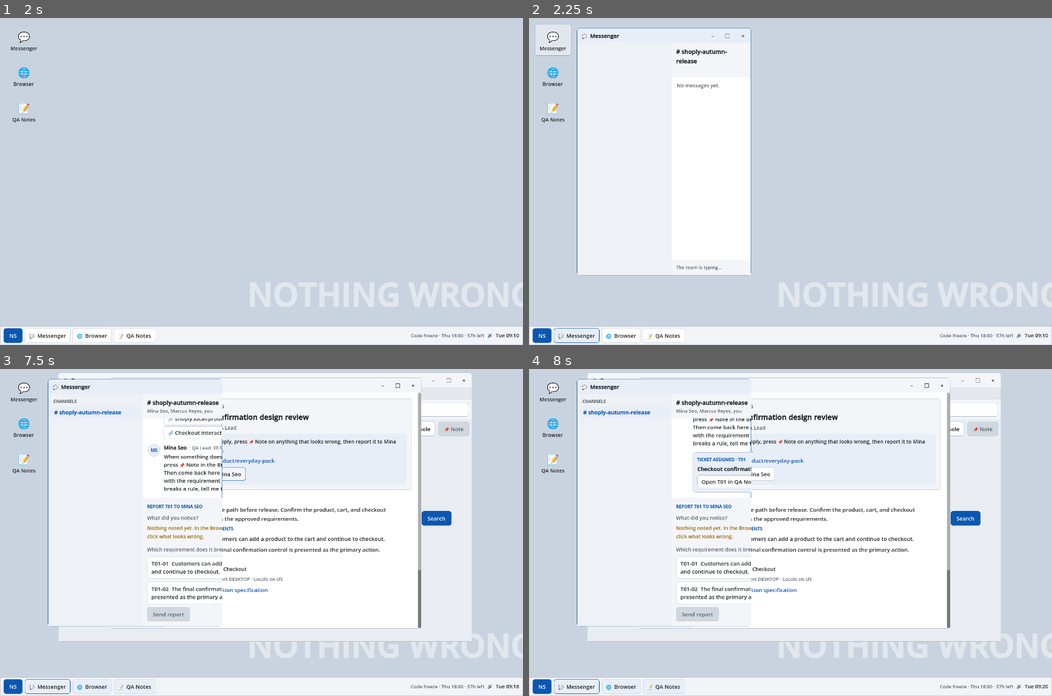
Above: before the commit, frames 1-4 (two rows, left to right).
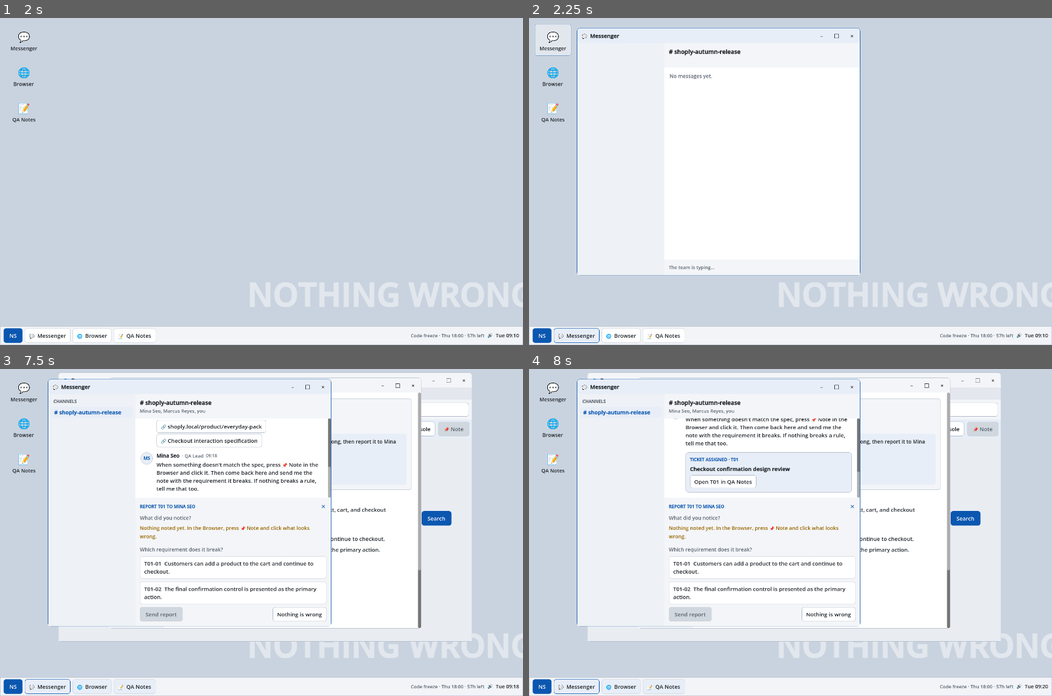
Above: after the commit, the same moments.

Repository: Seunghyun0606/nothing-wrong
Game: Godot game, scene res://scenes/main.tscn
Same seed, same stepped clock (60 frames per second), same inputs: the game is played once before the commit and once after it.
Inputs (mouse positions are in pixels of both pictures, inside the frame that each line leads up to):
- Up to frame 1 (2 s): click "Start work →" at 0.5 s; click "Sign in" at 1.25 s
- Up to frame 2 (2.25 s): click "0" at 2 s
- Up to frame 3 (7.5 s): click (26, 427) at 2.75 s; click "# shoply-autumn-release" at 3.5 s; click "New tab" at 4.25 s; click "New tab" at 5 s; click (26, 460) at 5.75 s; click "Start test" at 6.5 s; click "📝 Report to Mina Seo" at 7.25 s
- Up to frame 4 (8 s): no input

Frame 1 is identical in both runs. In frame 2, 16% of the frame differs, in the area x 26-64%, y 3-79%; in frame 3, 5.0%; in frame 4, 4.6%.

Commit message:
fix: QA pass on conversations, deadlines, and the Final budget
- Messenger opens wider, and a narrow window folds the conversation
  list into a picker instead of clipping the chat
- A half-written report survives a look at another conversation; the
  composer always points to the conversation where the team is waiting
- Reading older messages is no longer scrolled away by arrivals in
  other conversations
- A deadline the chat has run past shows "past due" instead of counting
  down to the same time next week
- Money keeps its cents in bold ($24.00), and ISO dates are bold
- The Final no longer claims three inspections are left, and an option
  the budget can no longer unlock says "(not inspected)"

Co-Authored-By: Claude Opus 5.5 <noreply@anthropic.com>

Diff:
--- a/godot/data/scenarios.json
+++ b/godot/data/scenarios.json
@@ -6971,7 +6971,7 @@
           {
             "from": "Mina Seo",
             "role": "QA Lead",
-            "text": "You have three area inspections left in the validation budget. Whatever you didn't inspect, you can't attach.",
+            "text": "The validation budget covers three area inspections. Whatever you didn't inspect, you can't attach.",
             "channel": "@Mina Seo"
           }
         ],
--- a/godot/i18n/ko.json
+++ b/godot/i18n/ko.json
@@ -1521,7 +1521,6 @@
   "Compare the deduction lines in the details and the summary.": "상세와 요약의 공제 항목을 비교해 보세요.",
   "Here's the answer: the summary is missing the Community Contribution line. Note its Target amount and report it with REQ-T15-01.": "정답을 알려줄게요. 요약에 Community Contribution 항목이 빠졌어요. Target 금액을 기록하고 REQ-T15-01과 함께 보고하세요.",
   "You can inspect three areas. What you inspect is what you can attach.": "영역은 세 곳까지 점검할 수 있어요. 점검한 것만 첨부할 수 있어요.",
-  "You have three area inspections left in the validation budget. Whatever you didn't inspect, you can't attach.": "검증 예산으로 영역 점검이 세 번 남았어요. 점검하지 않은 건 첨부할 수 없어요.",
   "Inspect": "점검",
   "Inspect (%d left)": "점검 (%d회 남음)",
   "Inspected": "점검함",
@@ -1532,5 +1531,8 @@
   "Direct messages": "다이렉트 메시지",
   "Direct message · %s": "다이렉트 메시지 · %s",
   "The team is waiting for you in %s.": "%s에서 팀이 기다리고 있어요.",
-  "Go to %s": "%s 열기"
+  "Go to %s": "%s 열기",
+  "%s · %s · past due": "%s · %s · 마감 지남",
+  "The validation budget covers three area inspections. Whatever you didn't inspect, you can't attach.": "검증 예산으로 점검할 수 있는 영역은 세 곳이에요. 점검하지 않은 건 첨부할 수 없어요.",
+  "(not inspected)": "(점검 안 함)"
 }
--- a/godot/scripts/autoload/desktop_session.gd
+++ b/godot/scripts/autoload/desktop_session.gd
@@ -421,7 +421,8 @@
 	var read_in: Dictionary = story.get("readIn", {})
 	var read_until := {}
 	for conversation in read_in:
-		read_until[conversation] = _position_after(entries, str(read_in[conversation]), legacy_read)
+		# A read marker the story no longer has counts as read up to now.
+		read_until[conversation] = _position_after(entries, str(read_in[conversation]), delivered)
 	var conversations: Array = []
 	var unread_in := {}
 	var unread := 0
--- a/godot/scripts/domain/key_terms.gd
+++ b/godot/scripts/domain/key_terms.gd
@@ -11,7 +11,8 @@
 	"[A-Z][A-Z0-9]*(?:_[A-Z0-9]+)+",
 	"[A-Z]{2,}[0-9]+[A-Z0-9]*",
 	"#[0-9]+",
-	"\\$[0-9][0-9,]*",
+	"\\$[0-9]+(?:,[0-9]{3})*(?:\\.[0-9]{2})?",
+	"[0-9]{4}-[0-9]{2}-[0-9]{2}",
 	"[0-9]{1,2}:[0-9]{2}",
 	"[0-9]{1,2} (?:January|February|March|April|May|June|July|August|September|October|November|December)(?: [0-9]{4})?",
 	"(?:[0-9]{4}년 )?[0-9]{1,2}월 [0-9]{1,2}일",
--- a/godot/scripts/ui/apps/deduction_form.gd
+++ b/godot/scripts/ui/apps/deduction_form.gd
@@ -67,7 +67,7 @@
 				pick.add_item(Kit.t(option))
 			else:
 				# Some answers need groundwork first (the Final's inspections).
-				pick.add_item("%s %s" % [Kit.t(option), Kit.t("(inspect first)")])
+				pick.add_item("%s %s" % [Kit.t(option), Kit.t("(inspect first)" if _can_still_inspect(option) else "(not inspected)")])
 				pick.set_item_disabled(pick.item_count - 1, true)
 		pick.item_selected.connect(func(index):
 			if index == 0:
@@ -94,6 +94,16 @@
 		return true
 	var done: Array = GameSession.state["story"].get("inspected", {}).get(needs["view"], [])
 	return needs["keys"].all(func(key): return done.has(key))
+
+
+## Whether the inspections an option needs can still be made within the view's budget.
+func _can_still_inspect(option: String) -> bool:
+	var needs: Dictionary = deduction.get("optionRequires", {}).get(option, {})
+	var view: Variant = GameSession.horizon.get_view(needs.get("view", ""))
+	var budget := int(view.get("inspect", {}).get("budget", 0)) if view != null else 0
+	var done: Array = GameSession.state["story"].get("inspected", {}).get(needs.get("view", ""), [])
+	var missing: Array = needs.get("keys", []).filter(func(key): return not done.has(key))
+	return done.size() + missing.size() <= budget
 
 
 ## Chooses an option for a blank, as picking it from the drop-down does.
--- a/godot/scripts/ui/apps/messenger_app.gd
+++ b/godot/scripts/ui/apps/messenger_app.gd
@@ -14,11 +14,16 @@
 const StoryClock := preload("res://scripts/domain/story_clock.gd")
 const MessengerLog := preload("res://scripts/domain/messenger_log.gd")
 
-const LIST_WIDTH := 260
+const LIST_WIDTH := 240
+## Narrower than this, the conversation list folds into a picker above the chat.
+const COMPACT_WIDTH := 640
 
 var _scroll: ScrollContainer
 var _chats_box: VBoxContainer
 var _list: VBoxContainer
+var _sidebar: Control
+var _picker: OptionButton
+var _picker_ids: Array = []
 var _composer: VBoxContainer
 var _channel_name: Label
 var _channel_members: Label
@@ -42,12 +47,12 @@
 	var layout := Kit.hbox(0)
 	layout.size_flags_vertical = Control.SIZE_EXPAND_FILL
 	add_child(layout)
-	var sidebar := Kit.panel(Color("#eef1f5"), Color.TRANSPARENT, 0, 0)
-	sidebar.custom_minimum_size = Vector2(LIST_WIDTH, 0)
+	_sidebar = Kit.panel(Color("#eef1f5"), Color.TRANSPARENT, 0, 0)
+	_sidebar.custom_minimum_size = Vector2(LIST_WIDTH, 0)
 	_list = Kit.vbox(2)
 	_list.name = "Conversations"
-	sidebar.add_child(Kit.scroll(Kit.margin(_list, 8, 12, 8, 12)))
-	layout.add_child(sidebar)
+	_sidebar.add_child(Kit.scroll(Kit.margin(_list, 8, 12, 8, 12)))
+	layout.add_child(_sidebar)
 	var column := Kit.vbox(0)
 	column.size_flags_horizontal = Control.SIZE_EXPAND_FILL
 	column.size_flags_vertical = Control.SIZE_EXPAND_FILL
@@ -55,7 +60,9 @@
 	layout.add_child(column)
 
 	var channel := Kit.panel(P.SUBTLE, Color.TRANSPARENT, 0, 12)
+	var header := Kit.hbox(10)
 	var channel_text := Kit.vbox(2)
+	channel_text.size_flags_horizontal = Control.SIZE_EXPAND_FILL
 	_channel_name = Kit.heading("", 16)
 	_channel_name.name = "ChannelName"
 	_channel_name.auto_translate_mode = Node.AUTO_TRANSLATE_MODE_DISABLED
@@ -63,8 +70,17 @@
 	_channel_members = Kit.label("", 13, P.MUTED)
 	_channel_members.auto_translate_mode = Node.AUTO_TRANSLATE_MODE_DISABLED
 	channel_text.add_child(_channel_members)
-	channel.add_child(channel_text)
+	header.add_child(channel_text)
+	_picker = OptionButton.new()
+	_picker.name = "ConversationPicker"
+	_picker.auto_translate_mode = Node.AUTO_TRANSLATE_MODE_DISABLED
+	_picker.size_flags_vertical = Control.SIZE_SHRINK_CENTER
+	_picker.visible = false
+	_picker.item_selected.connect(func(index): DesktopSession.show_chat(_picker_ids[index]))
+	header.add_child(_picker)
+	channel.add_child(header)
 	column.add_child(channel)
+	resized.connect(_fit)
 
 	_chats_box = Kit.vbox(0)
 	_chats_box.name = "TeamChat"
@@ -104,16 +120,33 @@
 	if signature == _signature:
 		return
 	_signature = signature
-	_follow = true
 	_render_list(log, current)
 	_render_channel(log, current)
 	_render_chats(log, current)
 	_render_composer(log, current, active)
-	_scroll_to_end.call_deferred()
+	if _follow:
+		_scroll_to_end.call_deferred()
+
+
+func _fit() -> void:
+	# Before the first layout the width is still 0; keep the list until it is known.
+	var compact := size.x > 0 and size.x < COMPACT_WIDTH
+	_sidebar.visible = not compact
+	_picker.visible = compact and _picker.item_count > 1
 
 
 ## Every conversation the story has opened, newest first; channels, then direct messages.
+## A narrow window lists them in the picker instead.
 func _render_list(log: Dictionary, current: String) -> void:
+	_picker.clear()
+	_picker_ids = []
+	for conversation in log["conversations"]:
+		var unread := int(log["unreadIn"].get(conversation, 0))
+		_picker.add_item(MessengerLog.conversation_name(conversation) + ("  (%d)" % unread if unread > 0 else ""))
+		_picker_ids.append(conversation)
+		if conversation == current:
+			_picker.select(_picker.item_count - 1)
+	_fit()
 	Kit.clear(_list)
 	for direct in [false, true]:
 		var conversations: Array = log["conversations"].filter(func(each): return MessengerLog.is_direct(each) == direct)
@@ -195,6 +228,8 @@
 				divider.size_flags_horizontal = Control.SIZE_EXPAND_FILL
 				chat["box"].add_child(divider)
 			chat["box"].add_child(_entry(entry))
+			if conversation == current:
+				_follow = true
 			chat["ids"].append(entry["id"])
 	for conversation in _chats:
 		_chats[conversation]["box"].visible = conversation == current
@@ -237,7 +272,7 @@
 	var waiting_in: String = log["pendingIn"]
 	if waiting_in == "" and active != "":
 		waiting_in = MessengerLog.conversation_of(GameSession.catalog, GameSession.scenario(active))
-	if waiting_in != "" and waiting_in != current and (discovery != null or pending != null or active != "") and delivered >= entries.size():
+	if waiting_in != "" and waiting_in != current and (discovery != null or pending != null or active != ""):
 		var row := Kit.hbox(8)
 		row.add_child(Kit.label(Kit.tf("The team is waiting for you in %s.", MessengerLog.conversation_name(waiting_in)), 13, P.WARNING))
 		var go := Kit.button(Kit.tf("Go to %s", MessengerLog.conversation_name(waiting_in)), DesktopSession.show_chat.bind(waiting_in))
@@ -286,7 +321,7 @@
 		_report_form.refresh()
 	else:
 		_composer.add_child(Kit.label("The team is typing…" if delivered < entries.size() else "No reply needed right now.", 13, P.MUTED))
-	if _report_form != null and _report_form.get_parent() != _composer:
+	if _report_form != null and _report_form.get_parent() != _composer and (active == "" or _report_form.ticket_id != active):
 		_drop_report_form()
 
 
@@ -310,6 +345,12 @@
 		return
 	members.append(Kit.t("you"))
 	_channel_members.text = ", ".join(members)
+
+
+## The kept report form is not in the tree while another conversation is on screen.
+func _exit_tree() -> void:
+	if _report_form != null and _report_form.get_parent() == null:
+		_report_form.free()
 
 
 func _drop_report_form() -> void:
--- a/godot/scripts/ui/desktop_screen.gd
+++ b/godot/scripts/ui/desktop_screen.gd
@@ -78,7 +78,7 @@
 	windows_layer.set_anchors_preset(Control.PRESET_FULL_RECT)
 	windows_layer.offset_bottom = -TASKBAR_HEIGHT
 	add_child(windows_layer)
-	_add_window("messenger", Rect2(132, 28, 480, 680), MessengerApp.new())
+	_add_window("messenger", Rect2(132, 28, 780, 680), MessengerApp.new())
 	_add_window("browser", Rect2(160, 10, 1140, 740), BrowserApp.new())
 	_add_window("notes", Rect2(300, 24, 860, 690), NotesApp.new())
 
@@ -219,8 +219,14 @@
 	if at < 0:
 		_deadline.text = ""
 		return
+	var when := "%s %s" % [Kit.t(StoryClock.day_of(at)), StoryClock.hhmm(at)]
+	# Deadlines are absolute; once the chat runs past one, the chapter ends late.
+	if now >= at:
+		_deadline.text = Kit.tf("%s · %s · past due", [Kit.t(deadline["label"]), when])
+		_deadline.add_theme_color_override("font_color", P.DANGER)
+		return
 	var hours := StoryClock.hours_until(now, at)
-	_deadline.text = Kit.tf("%s · %s · %dh left", [Kit.t(deadline["label"]), "%s %s" % [Kit.t(StoryClock.day_of(at)), StoryClock.hhmm(at)], hours])
+	_deadline.text = Kit.tf("%s · %s · %dh left", [Kit.t(deadline["label"]), when, hours])
 	_deadline.add_theme_color_override("font_color", P.DANGER if hours <= 3 else (P.WARNING if hours <= 24 else P.MUTED))
 
 
--- a/godot/tests/test_domain.gd
+++ b/godot/tests/test_domain.gd
@@ -51,6 +51,7 @@
 	check_eq(KeyTerms.find("COMMUNITY_PARTNER_OVERRIDE and the COMMUNITY tier"), ["COMMUNITY_PARTNER_OVERRIDE", "COMMUNITY"], "a constant is one term")
 	check_eq(KeyTerms.find("from \"release/*\" to \"release/*, exp/*, promo/*\" at 02:14"), ["release/*", "release/*", "exp/*", "promo/*", "02:14"], "branch patterns and times")
 	check_eq(KeyTerms.find("Check the read-only cross-system view"), [], "ordinary words stay plain")
+	check_eq(KeyTerms.find("shows $24 instead of $24.00, and $1,240.00 on 2021-10-17"), ["$24", "$24.00", "$1,240.00", "2021-10-17"], "money keeps its cents; ISO dates count")
 	check_eq(KeyTerms.mark("RC3 [draft]"), "[b]RC3[/b] [lb]draft]", "BBCode in the text is escaped")
 
 
--- a/godot/tests/test_ui_flow.gd
+++ b/godot/tests/test_ui_flow.gd
@@ -159,6 +159,15 @@
 	_finish()
 
 
+## The conversations Messenger offers, from its picker (the list folds into it when narrow).
+func _conversations(desktop: Control) -> Array:
+	var picker := find_named(desktop, "ConversationPicker") as OptionButton
+	var names: Array = []
+	for index in picker.item_count:
+		names.append(picker.get_item_text(index).split("  (")[0])
+	return names
+
+
 func test_full_story() -> void:
 	var desktop := _start()
 	_accept(desktop, "T01")
@@ -270,7 +279,7 @@
 	_find_record(desktop, "WS-14", "DOC-ASSET-REGISTER")
 	DesktopSession.open_app("messenger")
 	check_eq((find_named(desktop, "ChannelName") as Label).text, "Mina Seo", "Mina asks about Leo in a direct message")
-	check(find_button(find_named(desktop, "Conversations"), "# shoply-autumn-release") != null, "the channel stays in the list")
+	check(_conversations(desktop).has("# shoply-autumn-release"), "the channel stays in the list")
 	check(press(desktop, "Open Case File and connect the clues"), "the finale is on the board")
 	_deduce(desktop, { "who": "Leo Ortiz", "where": "WS-14", "what": "exp/retention-push" })
 	DesktopSession.open_app("messenger")
@@ -506,11 +515,15 @@
 
 	DesktopSession.show_chat("# oh-source-data")
 	check_eq((find_named(desktop, "ChannelName") as Label).text, "# oh-source-data", "an older conversation can be reread")
-	check(press(find_named(desktop, "Conversations"), "# oh-benefits-settlement"), "back to the newest conversation")
+	DesktopSession.show_chat("# oh-benefits-settlement")
+	check_eq(DesktopSession.chat_pinned, "", "picking the newest conversation follows the chat again")
 	_accept(desktop, "T28")
-	check(find_button(find_named(desktop, "Conversations"), "Alex Han") != null, "Alex writes in private")
+	check(_conversations(desktop).has("Alex Han"), "Alex writes in private")
+	DesktopSession.open_report()
+	var half_written := find_named(desktop, "ReportComposer")
 	DesktopSession.show_chat("@Alex Han")
 	check(press(desktop, "Go to # oh-benefits-settlement"), "the composer points back to where the report is due")
+	check(half_written != null and find_named(desktop, "ReportComposer") == half_written, "a half-written report survives a look at another conversation")
 	check_eq((find_named(desktop, "ChannelName") as Label).text, "# oh-benefits-settlement", "back in the channel")
 	_address(desktop, "qa.onehorizon.local/benefit-codes")
 	_note(desktop, "benefit-codes.DB-01.target.description")
Not shown, changed: godot/README.md
